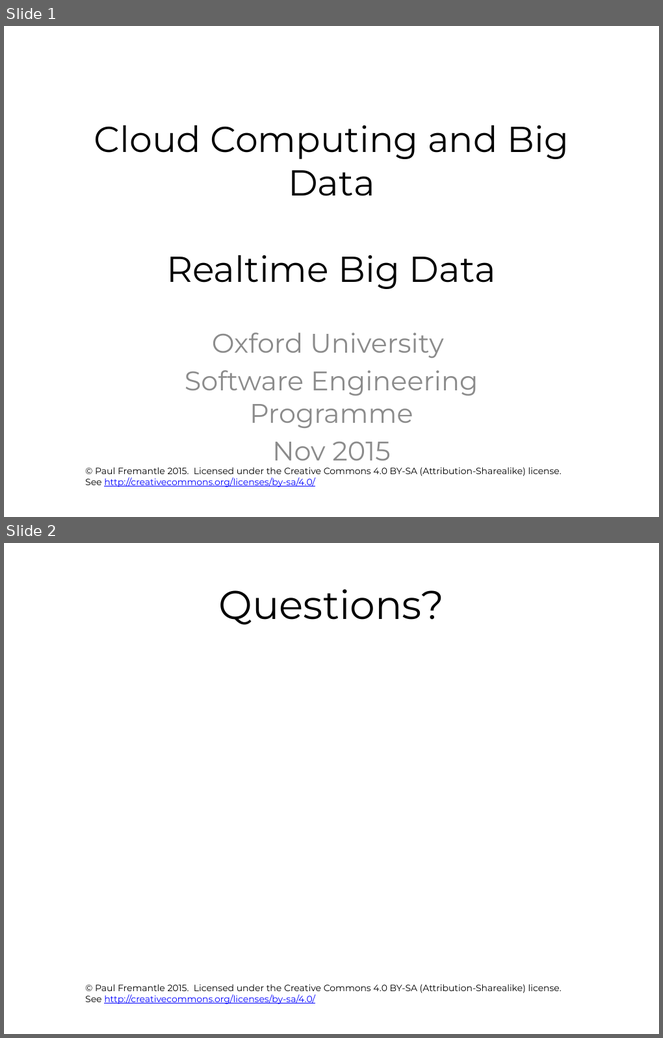
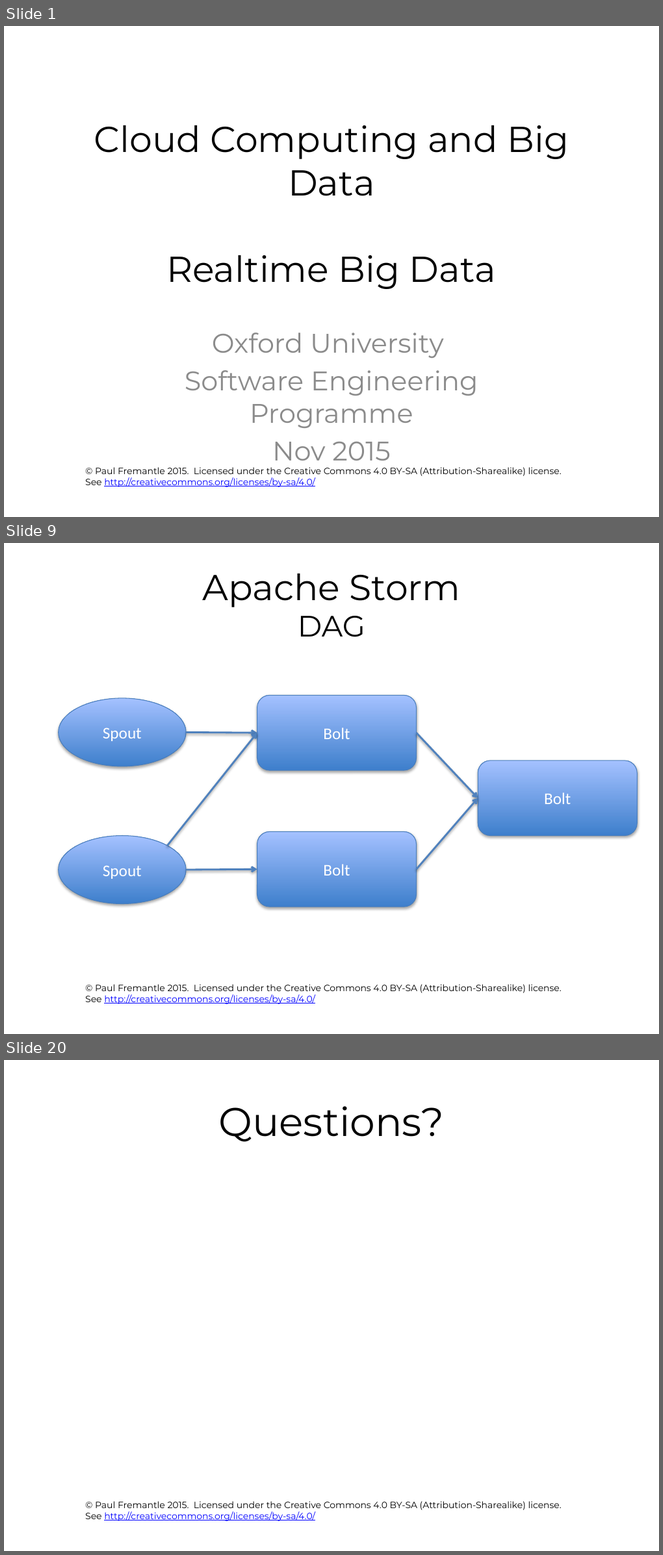
Before and after one commit to pzfreo/ox-clo, a slide deck: pres-source/11-realtime-bigdata.pptx. Shown one above the other, each under a label of ours: slides 1 and 2 before the commit, slides 1, 9 and 20 after it; the slides between them are not shown. The pictures are 663x1038 and 663x1555 pixels, drawn with LibreOffice and Linux fonts; fonts in the diff are those of the drawing; background and template pictures are left out. Boxes give left, top, right and bottom in pixels: in the first picture for what was removed or moved away, otherwise in the second. Text is boxed around its words. In the diff, an @@ line names an element or a change of style, - is before the commit and + after.

```diff
--- a/pres-source/11-realtime-bigdata.pptx
+++ b/pres-source/11-realtime-bigdata.pptx
@@ slide 9 added at [4,543,659,1034], background #FFFFFF; not listed: 1 template element that a slide beside it also shows @@
@@ title added at [202,574,461,637], 39.6 pt, text #000000 @@
+Apache Storm
+DAG
@@ ellipse added at [59,698,186,767], fill gradient #3F80CE to #A4C4FF, outline #4B7EBC 0.75 pt, 18 pt, text #FFFFFF @@
+Spout
@@ rounded rectangle added at [257,696,416,771], fill gradient #3F80CE to #A4C4FF, outline #4B7EBC 0.75 pt, 18 pt, text #FFFFFF @@
+Bolt
@@ arrow added from (167, 846) to (257, 733), #4F81BD 2 pt @@
@@ arrow added from (186, 732) to (257, 733), #4F81BD 2 pt @@
@@ arrow added from (417, 733) to (478, 798), #4F81BD 2 pt @@
@@ rounded rectangle added at [478,761,638,836], fill gradient #3F80CE to #A4C4FF, outline #4B7EBC 0.75 pt, 18 pt, text #FFFFFF @@
+Bolt
@@ arrow added from (417, 869) to (478, 798), #4F81BD 2 pt @@
@@ rounded rectangle added at [257,832,416,907], fill gradient #3F80CE to #A4C4FF, outline #4B7EBC 0.75 pt, 18 pt, text #FFFFFF @@
+Bolt
@@ ellipse added at [59,836,186,904], fill gradient #3F80CE to #A4C4FF, outline #4B7EBC 0.75 pt, 18 pt, text #FFFFFF @@
+Spout
@@ arrow added from (186, 870) to (257, 869), #4F81BD 2 pt @@
@@ what was slide 2 is now slide 20 @@
```
Also in this commit, not shown: 17 other slides added.
